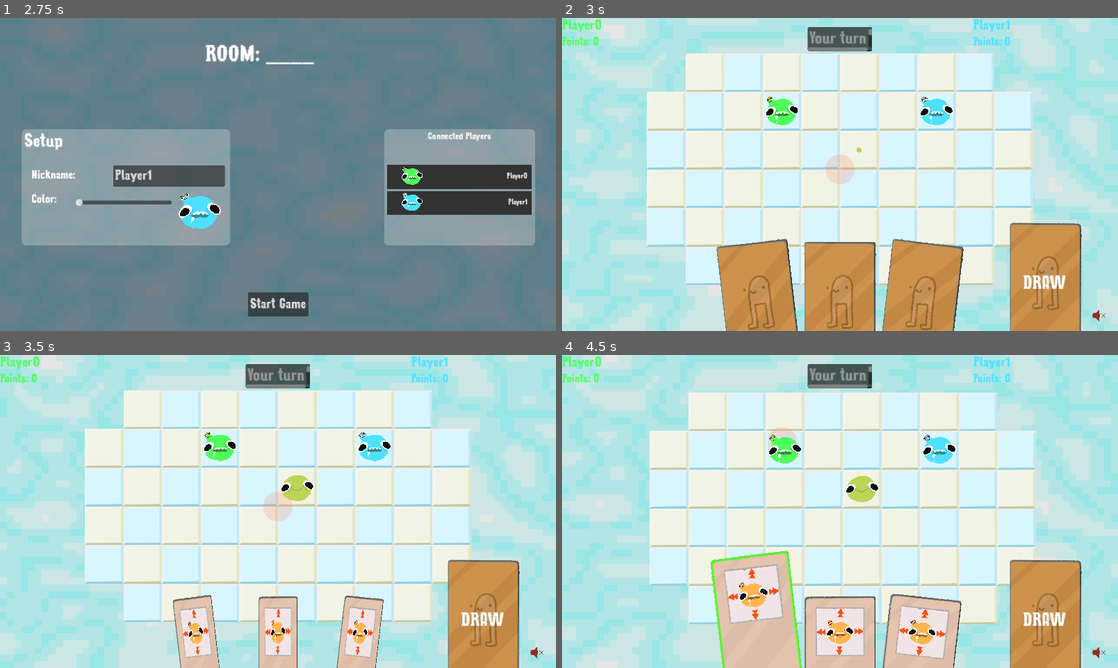
Above: before the commit, frames 1-4 (two rows, left to right).
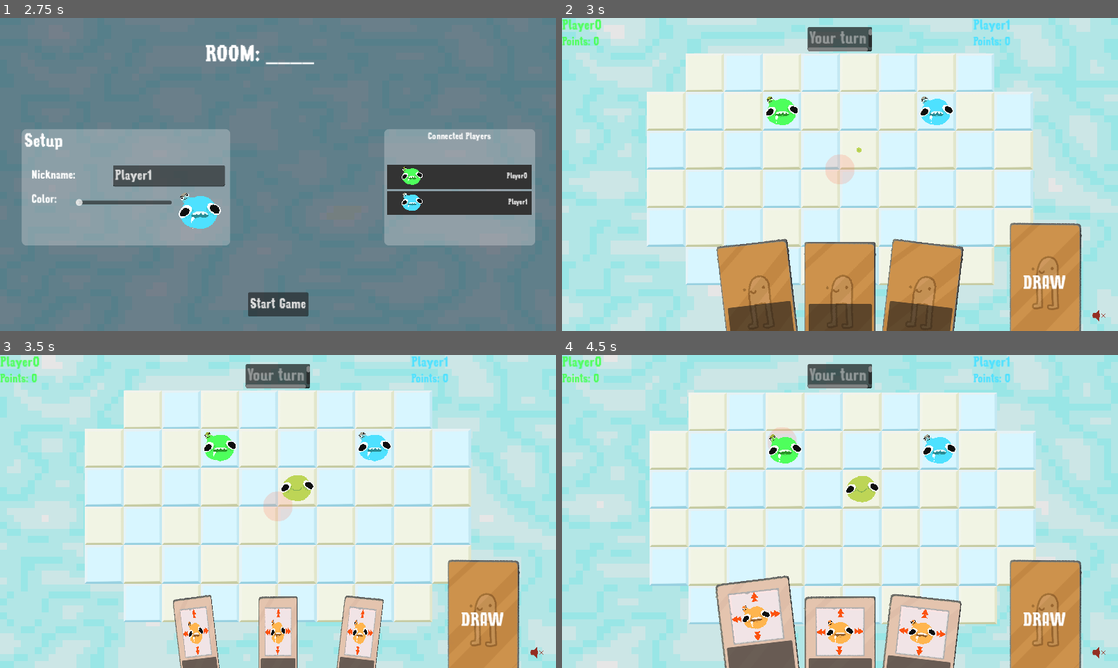
Above: after the commit, the same moments.

Repository: patator62180/GDWL_67
Game: Godot game, scene res://scenes/main/main.tscn
Two runs of this game, one before a commit and one after it. Both use one fixed random seed, a clock stepped at 60 frames per second and the inputs below.
Inputs (mouse positions are in pixels of both pictures, inside the frame that each line leads up to):
- Up to frame 1 (2.75 s): click "[FAKE] Start as player (local)" at 0.5 s; click (322, 274) at 1.27 s; type "12" at 1.35 s; click "PLAY LOCAL" at 2 s
- Up to frame 2 (3 s): click "Start Game" at 2.75 s
- Up to frame 3 (3.5 s): no input
- Up to frame 4 (4.5 s): tap Enter (ui_accept) at 3.5 s; drag from (840, 511) to (784, 448) at 3.52 s; drag from (762, 655) to (784, 455) at 4.27 s

Frame 1 is identical in both runs. In frame 2, 2.9% of the frame differs, in the area x 29-71%, y 90-100%; in frame 3, 0.6%; in frame 4, 4.6%, in the area x 26-70%, y 62-100%.

Commit message:
description cartes

Diff:
--- a/scenes/cards/card.gd
+++ b/scenes/cards/card.gd
@@ -6,6 +6,7 @@
 
 @export var outline : Control
 @export var icon : TextureRect
+@export var description : Label
 @export var animation_player : AnimationPlayer
 @export var background_texture_rect: TextureRect
 @export var selected_color = Color(0.4, 1, 0.2, 0.85)
@@ -25,6 +26,7 @@
 func init(_resource : Resource):
     resource = _resource
     icon.set_texture(resource.icon)
+    description.text = resource.description
 
 func _process(delta):
     #this makes the card go up and down over time
--- a/scenes/cards/card.tscn
+++ b/scenes/cards/card.tscn
@@ -132,7 +132,7 @@
 "card_show_back": SubResource("Animation_kg8m0")
 }
 
-[node name="Card" type="Control" node_paths=PackedStringArray("outline", "icon", "animation_player", "background_texture_rect")]
+[node name="Card" type="Control" node_paths=PackedStringArray("outline", "icon", "description", "animation_player", "background_texture_rect")]
 texture_filter = 1
 custom_minimum_size = Vector2(150, 0)
 layout_mode = 3
@@ -151,6 +151,7 @@
 script = ExtResource("1_7d03g")
 outline = NodePath("Background/Outline")
 icon = NodePath("Background/Icon")
+description = NodePath("Background/PanelContainer/Label")
 animation_player = NodePath("AnimationPlayer")
 background_texture_rect = NodePath("Background")
 
@@ -213,6 +214,21 @@
 grow_vertical = 2
 texture = ExtResource("5_xg4oj")
 
+[node name="PanelContainer" type="PanelContainer" parent="Background"]
+clip_contents = true
+layout_mode = 0
+offset_left = 10.0
+offset_top = 130.0
+offset_right = 141.0
+offset_bottom = 237.0
+
+[node name="Label" type="Label" parent="Background/PanelContainer"]
+custom_minimum_size = Vector2(10, 100)
+layout_mode = 2
+size_flags_vertical = 0
+autowrap_mode = 1
+clip_text = true
+
 [node name="AnimationPlayer" type="AnimationPlayer" parent="."]
 libraries = {
 "": SubResource("AnimationLibrary_smuk7")
--- a/scenes/cards/card_resource.gd
+++ b/scenes/cards/card_resource.gd
@@ -3,3 +3,4 @@
 @export var icon : Texture2D
 @export var type : String
 @export var weight : int
+@export var description : String
--- a/scenes/cards/resources/hammer_card.tres
+++ b/scenes/cards/resources/hammer_card.tres
@@ -8,3 +8,4 @@
 icon = ExtResource("1_53u8c")
 type = "Hammer"
 weight = 10
+description = "Ceci est un marto"
--- a/scenes/player/player.tscn
+++ b/scenes/player/player.tscn
@@ -198,6 +198,45 @@
 "values": [false]
 }
 
+[sub_resource type="Animation" id="Animation_mm2p6"]
+resource_name = "death"
+tracks/0/type = "value"
+tracks/0/imported = false
+tracks/0/enabled = true
+tracks/0/path = NodePath("../FaceMort:visible")
+tracks/0/interp = 1
+tracks/0/loop_wrap = true
+tracks/0/keys = {
+"times": PackedFloat32Array(0),
+"transitions": PackedFloat32Array(1),
+"update": 1,
+"values": [true]
+}
+tracks/1/type = "value"
+tracks/1/imported = false
+tracks/1/enabled = true
+tracks/1/path = NodePath(".:visible")
+tracks/1/interp = 1
+tracks/1/loop_wrap = true
+tracks/1/keys = {
+"times": PackedFloat32Array(0),
+"transitions": PackedFloat32Array(1),
+"update": 1,
+"values": [false]
+}
+tracks/2/type = "value"
+tracks/2/imported = false
+tracks/2/enabled = true
+tracks/2/path = NodePath("../FaceMort:frame")
+tracks/2/interp = 1
+tracks/2/loop_wrap = true
+tracks/2/keys = {
+"times": PackedFloat32Array(0, 0.1, 0.2, 0.3, 0.4, 0.5, 0.6),
+"transitions": PackedFloat32Array(1, 1, 1, 1, 1, 1, 1),
+"update": 1,
+"values": [0, 1, 2, 3, 4, 5, 6]
+}
+
 [sub_resource type="Animation" id="Animation_3gplj"]
 resource_name = "idle"
 length = 1.33335
@@ -293,45 +332,6 @@
 "values": [Vector2(1, 1), Vector2(1.06, 1.06), Vector2(1, 1)]
 }
 
-[sub_resource type="Animation" id="Animation_mm2p6"]
-resource_name = "death"
-tracks/0/type = "value"
-tracks/0/imported = false
-tracks/0/enabled = true
-tracks/0/path = NodePath("../FaceMort:visible")
-tracks/0/interp = 1
-tracks/0/loop_wrap = true
-tracks/0/keys = {
-"times": PackedFloat32Array(0),
-"transitions": PackedFloat32Array(1),
-"update": 1,
-"values": [true]
-}
-tracks/1/type = "value"
-tracks/1/imported = false
-tracks/1/enabled = true
-tracks/1/path = NodePath(".:visible")
-tracks/1/interp = 1
-tracks/1/loop_wrap = true
-tracks/1/keys = {
-"times": PackedFloat32Array(0),
-"transitions": PackedFloat32Array(1),
-"update": 1,
-"values": [false]
-}
-tracks/2/type = "value"
-tracks/2/imported = false
-tracks/2/enabled = true
-tracks/2/path = NodePath("../FaceMort:frame")
-tracks/2/interp = 1
-tracks/2/loop_wrap = true
-tracks/2/keys = {
-"times": PackedFloat32Array(0, 0.1, 0.2, 0.3, 0.4, 0.5, 0.6),
-"transitions": PackedFloat32Array(1, 1, 1, 1, 1, 1, 1),
-"update": 1,
-"values": [0, 1, 2, 3, 4, 5, 6]
-}
-
 [sub_resource type="AnimationLibrary" id="AnimationLibrary_5crbo"]
 _data = {
 "RESET": SubResource("Animation_5y4dj"),
